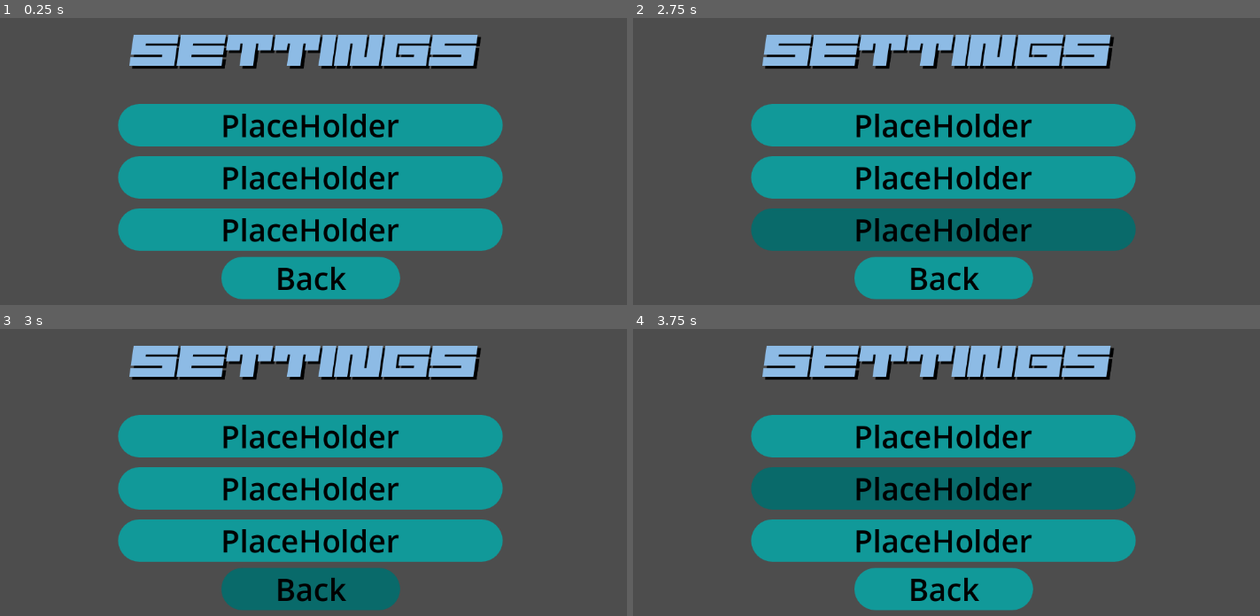
Above: before the commit, frames 1-4 (two rows, left to right).
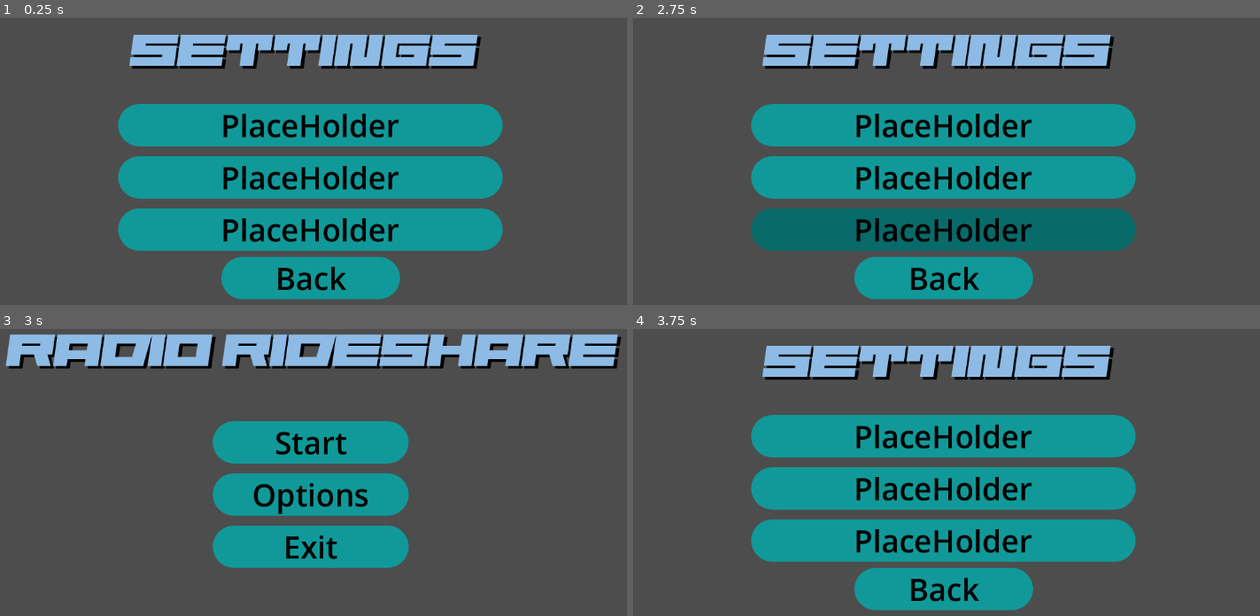
Above: after the commit, the same moments.

Repository: Calverin/Radio-Rideshare
Game: Godot game, scene res://Scenes/settings.tscn
Same seed, same stepped clock (60 frames per second), same inputs: the game is played once before the commit and once after it. This scene is started directly instead of the project's main scene.
Inputs (mouse positions are in pixels of both pictures, inside the frame that each line leads up to):
- Up to frame 1 (0.25 s): no input
- Up to frame 2 (2.75 s): click "PlaceHolder" at 0.5 s; click "PlaceHolder" at 1.25 s; click "PlaceHolder" at 2 s
- Up to frame 3 (3 s): click "Back" at 2.75 s
- Up to frame 4 (3.75 s): click (946, 495) at 3.5 s, where only the run after the commit has a clickable "Options"

Frames 1-2 are identical in both runs. In frame 3, 35% of the frame differs, in the area x 0-100%, y 1-99%; in frame 4, 8.1%.
Error before the commit: Parse Error: Expected ":" after function declaration. (res://Scenes/settings.tscn::GDScript_ycv7y:14)

Commit message:
We're back to normal

Diff:
--- a/Scenes/settings.tscn
+++ b/Scenes/settings.tscn
@@ -16,7 +16,7 @@
 	pass
 
 
-func _on_back_button_pressed()
+func _on_back_button_pressed():
 	get_tree().change_scene_to_file(\"res://Scenes/main_menu.tscn\")
 "
 
